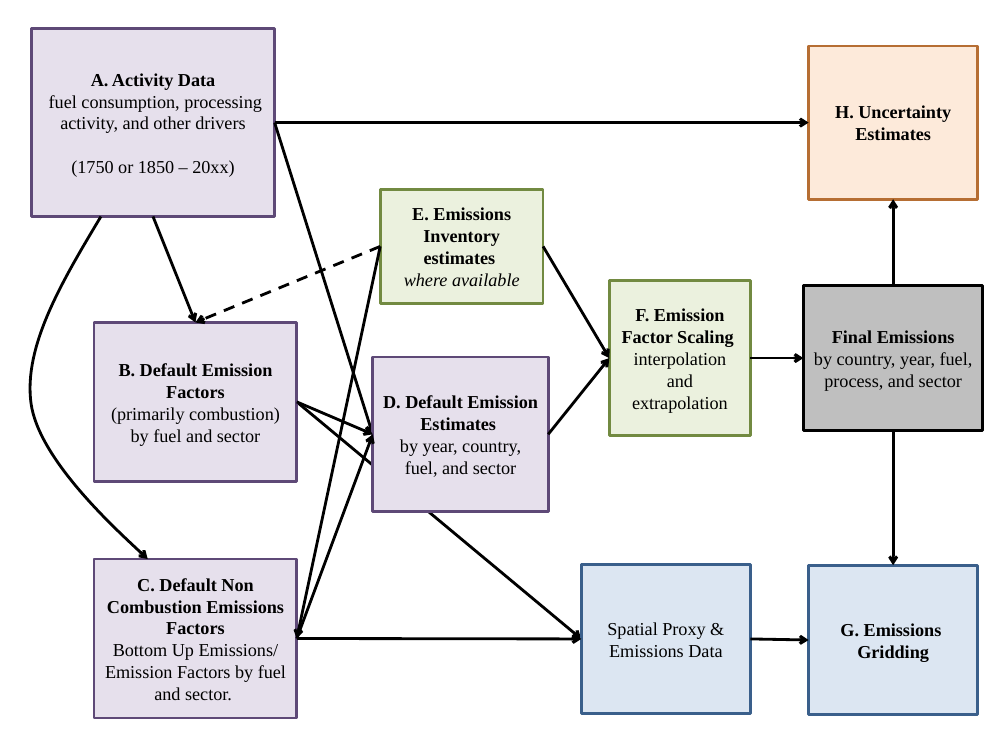
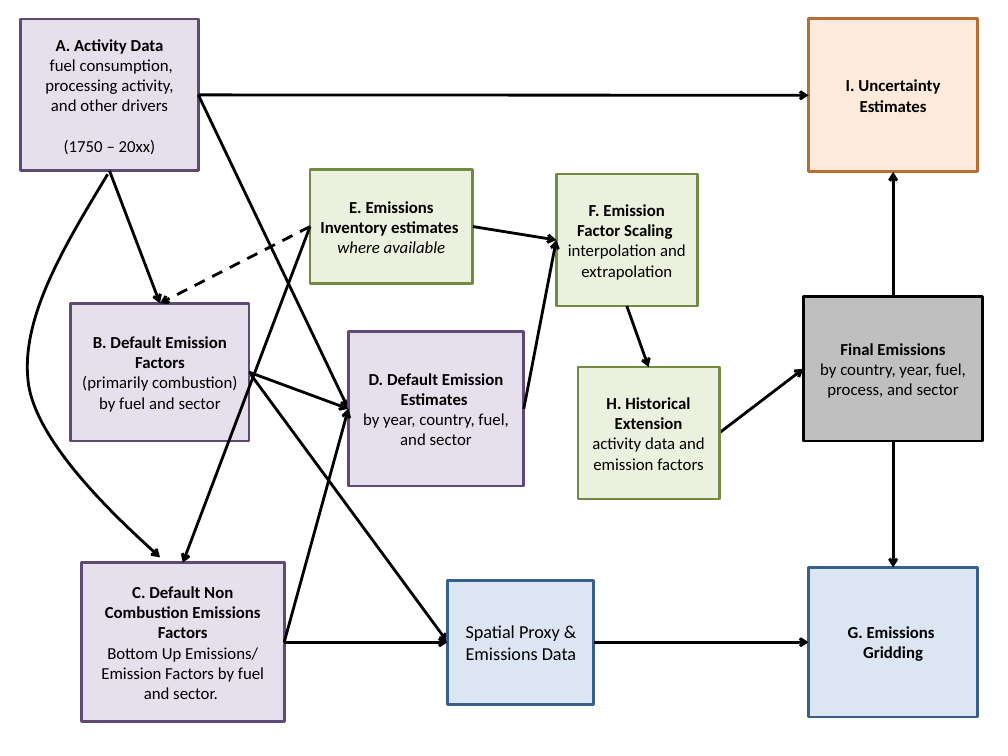
Before and after one commit to JGCRI/CEDS, a slide deck: slide 1 of documentation/CEDS Module Flow Chart.pptx. Drawn at 1008x756 pixels with LibreOffice and Linux fonts; fonts in the diff are those of the drawing. Boxes give left, top, right and bottom in pixels: in the first picture for what was removed or moved away, otherwise in the second. Text is boxed around its words. In the diff, an @@ line names an element or a change of style, - is before the commit and + after.

Commit message:
Update Module flow chart - documentation

```diff
--- a/documentation/CEDS Module Flow Chart.pptx
+++ b/documentation/CEDS Module Flow Chart.pptx
@@ rectangle "A. Activity Data": place and size @@
-rectangle "A. Activity Data" at box(31, 29, 274, 217)
+rectangle "A. Activity Data" at box(21, 19, 199, 171)
@@ rectangle "I. Uncertainty Estimates": place and size @@
-rectangle "I. Uncertainty Estimates" at box(808, 46, 978, 200)
+rectangle "I. Uncertainty Estimates" at box(808, 19, 978, 172)
@@ text in rectangle at box(45, 39, 173, 111): size 13 to 12 pt, font Times New Roman to Calibri in "A. Activity Data", "fuel consumption, processing activity, and other drivers" @@
@@ text in rectangle at box(846, 79, 940, 112): text changed; size 13 to 12 pt; font Times New Roman to Calibri @@
-H. Uncertainty Estimates
+I. Uncertainty Estimates
@@ arrow moved from (274, 123) - (808, 123) to (199, 95) - (808, 96) @@
@@ arrow moved from (274, 123) - (373, 434) to (199, 95) - (349, 409) @@
@@ text in rectangle at box(64, 140, 156, 154): text changed; size 13 to 12 pt; font Times New Roman to Calibri @@
-(1750 or 1850 – 20xx)
+(1750 – 20xx)
@@ freeform shape: place and size @@
-freeform shape at box(8, 216, 148, 571)
+freeform shape at box(2, 174, 160, 572)
@@ arrow moved from (153, 217) - (196, 323) to (110, 170) - (160, 303) @@
@@ rectangle "E. Emissions Inventory estimates": place and size @@
-rectangle "E. Emissions Inventory estimates" at box(380, 190, 543, 303)
+rectangle "E. Emissions Inventory estimates" at box(310, 169, 474, 283)
@@ size 13 to 12 pt, font Times New Roman to Calibri in 7 elements at box(808, 568, 978, 717), box(803, 296, 983, 440), box(82, 562, 284, 722), box(349, 332, 524, 486), box(310, 169, 474, 283), box(71, 303, 249, 442), box(556, 174, 698, 306) @@
@@ rectangle "F. Emission Factor Scaling": place and size @@
-rectangle "F. Emission Factor Scaling" at box(610, 281, 751, 435)
+rectangle "F. Emission Factor Scaling" at box(556, 174, 698, 306)
@@ arrow moved from (893, 286) - (893, 200) to (893, 296) - (893, 172) @@
@@ arrow moved from (380, 246) - (196, 323) to (310, 227) - (160, 303) @@
@@ arrow moved from (380, 246) - (296, 638) to (310, 227) - (182, 562) @@
@@ arrow moved from (543, 246) - (610, 358) to (473, 227) - (556, 240) @@
@@ arrow moved from (548, 434) - (610, 358) to (524, 409) - (556, 240) @@
@@ rectangle "Final Emissions": place and size @@
-rectangle "Final Emissions" at box(803, 286, 983, 430)
+rectangle "Final Emissions" at box(803, 296, 983, 440)
@@ rectangle "B. Default Emission Factors": place and size @@
-rectangle "B. Default Emission Factors" at box(94, 323, 296, 482)
+rectangle "B. Default Emission Factors" at box(71, 303, 249, 442)
@@ arrow added from (627, 306) to (648, 367), #000000 2 pt @@
@@ rectangle "D. Default Emission Estimates": place and size @@
-rectangle "D. Default Emission Estimates" at box(373, 357, 548, 511)
+rectangle "D. Default Emission Estimates" at box(349, 332, 524, 486)
@@ arrow moved from (296, 402) - (373, 434) to (249, 372) - (349, 409) @@
@@ arrow moved from (296, 402) - (582, 639) to (249, 372) - (448, 642) @@
@@ rectangle added at box(578, 367, 719, 499), fill #EBF1DE, outline #738A42 2 pt, 12 pt, text #000000 @@
+H. Historical Extension
+activity data and emission factors
@@ arrow moved from (750, 358) - (803, 358) to (719, 433) - (803, 369) @@
@@ arrow moved from (296, 638) - (373, 434) to (284, 642) - (349, 409) @@
@@ arrow moved from (893, 430) - (893, 565) to (893, 442) - (893, 568) @@
@@ rectangle "C. Default Non Combustion Emissions ...": place and size @@
-rectangle "C. Default Non Combustion Emissions ..." at box(94, 559, 296, 719)
+rectangle "C. Default Non Combustion Emissions ..." at box(82, 562, 284, 722)
@@ rectangle "Spatial Proxy & Emissions Data": place and size @@
-rectangle "Spatial Proxy & Emissions Data" at box(582, 564, 751, 714)
+rectangle "Spatial Proxy & Emissions Data" at box(448, 581, 594, 705)
@@ rectangle "Spatial Proxy & Emissions Data" at box(448, 581, 594, 705): font Times New Roman to Calibri @@
@@ arrow moved from (296, 638) - (582, 639) to (284, 642) - (448, 642) @@
@@ arrow moved from (750, 639) - (808, 640) to (594, 642) - (808, 642) @@
```
